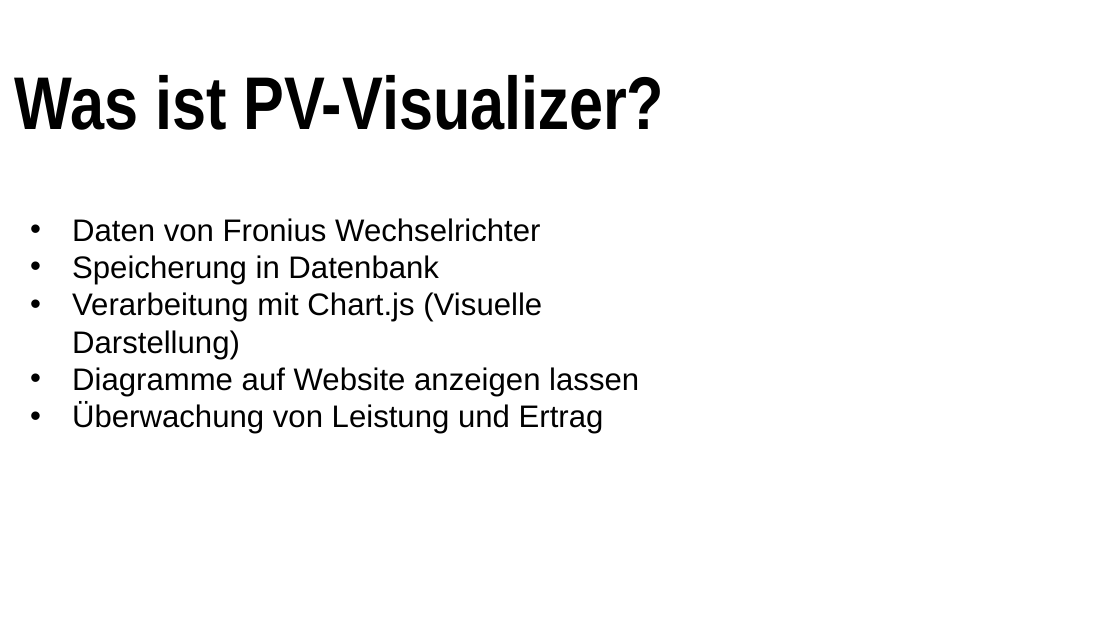
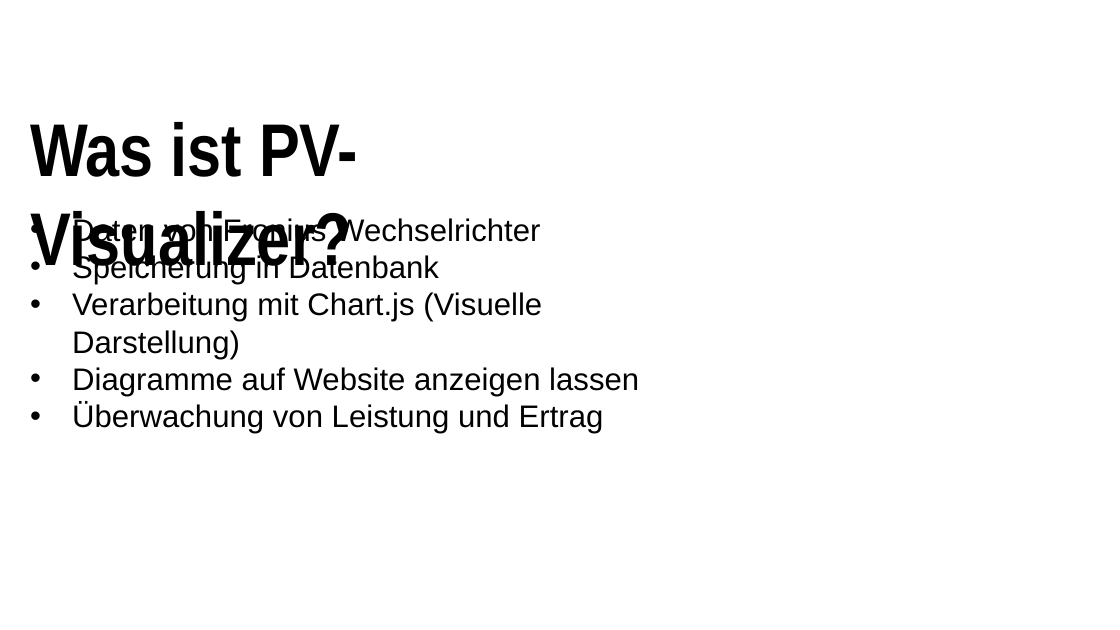
Before and after one commit to Team-Pv-Visualizer/PV-Visualizer, a slide deck: slide 5 of Documents/PVV_Project_Award.pptx. Drawn at 1120x630 pixels with LibreOffice and Linux fonts; fonts in the diff are those of the drawing; background and template pictures are left out. Boxes give left, top, right and bottom in pixels: in the first picture for what was removed or moved away, otherwise in the second. Text is boxed around its words. In the diff, an @@ line names an element or a change of style, - is before the commit and + after.

```diff
--- a/Documents/PVV_Project_Award.pptx
+++ b/Documents/PVV_Project_Award.pptx
@@ text "Was ist PV-Visualizer?": place and size @@
-text "Was ist PV-Visualizer?" at <box>15,75,665,130</box>
+text "Was ist PV-Visualizer?" at <box>30,122,358,279</box>
@@ text "Was ist PV-Visualizer?" at <box>30,122,358,279</box>: alignment centre to left; vertical alignment middle to top @@
```
Also in this commit, not shown: 4 other slides changed, 11 slides added, 2 slides removed, 1 other file.
